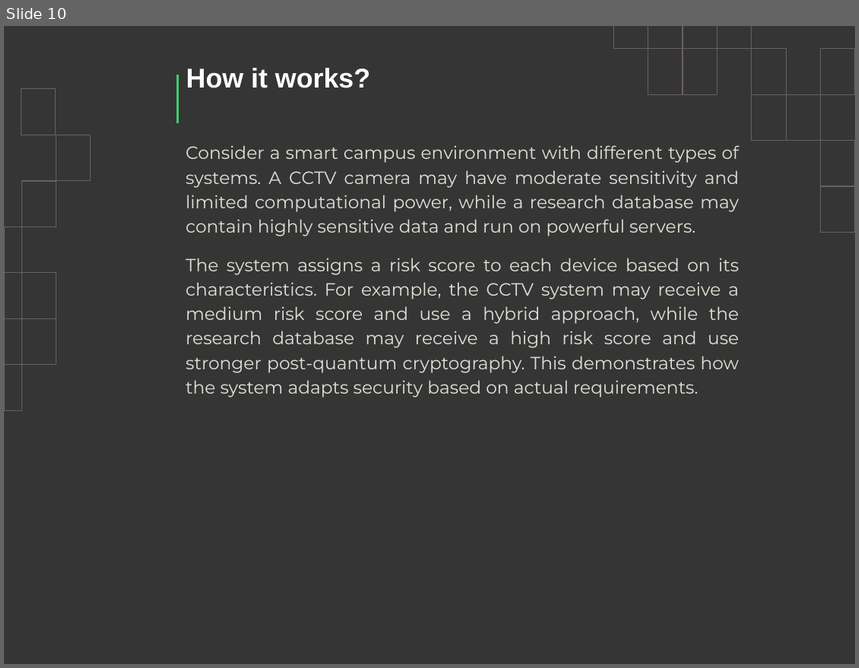
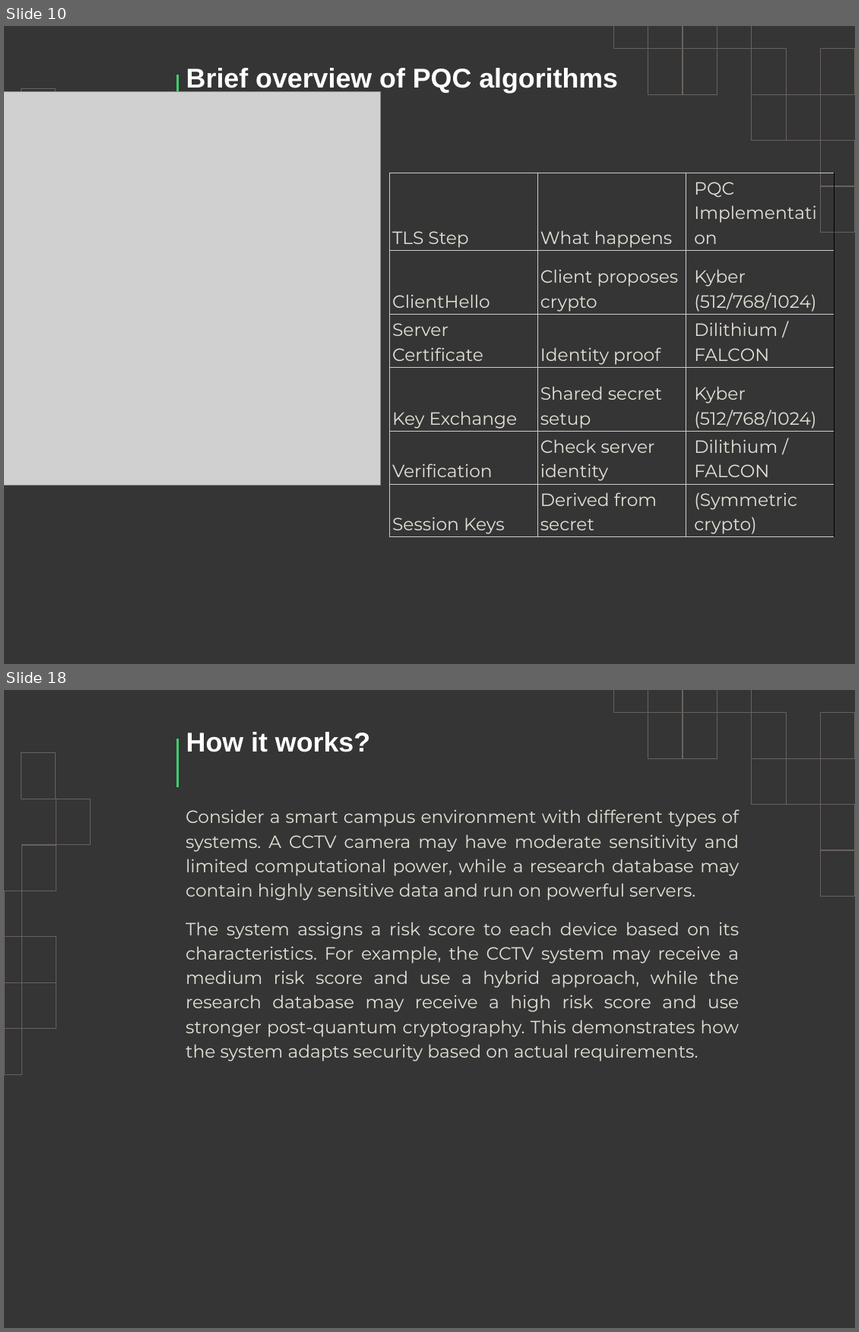
Before and after one commit to TheUnmeshRaj/Quantum-Risk-Aware-Context-Adaptive-PQC-Framework, a slide deck: docs/Proposal.pptx. Shown one above the other, each under a label of ours: slide 10 before the commit, slides 10 and 18 after it; the slides between them are not shown. The pictures are 859x668 and 859x1332 pixels, drawn with LibreOffice and Linux fonts; fonts in the diff are those of the drawing; grey boxes stand for pictures. Boxes give left, top, right and bottom in pixels: in the first picture for what was removed or moved away, otherwise in the second. Text is boxed around its words. In the diff, an @@ line names an element or a change of style, - is before the commit and + after.

```diff
--- a/docs/Proposal.pptx
+++ b/docs/Proposal.pptx
@@ slide 10 added at [4, 26, 855, 664], background #353535; not listed: 14 template elements that a slide beside it also shows @@
@@ subtitle added at [186, 68, 618, 93], 23 pt, text #FFFFFF, bold @@
+Brief overview of PQC algorithms
@@ picture added at [4, 91, 381, 485] @@
@@ table added at [389, 173, 834, 537], 6 rows, 3 columns @@
+TLS Step | What happens | PQC Implementation
+ClientHello | Client proposes crypto | Kyber (512/768/1024)
+Server Certificate | Identity proof | Dilithium / FALCON
+Key Exchange | Shared secret setup | Kyber (512/768/1024)
+Verification | Check server identity | Dilithium / FALCON
+Session Keys | Derived from secret | (Symmetric crypto)
@@ what was slide 10 is now slide 18 @@
```
Also in this commit, not shown: 1 slide changed, 7 other slides added, 3 other files.
